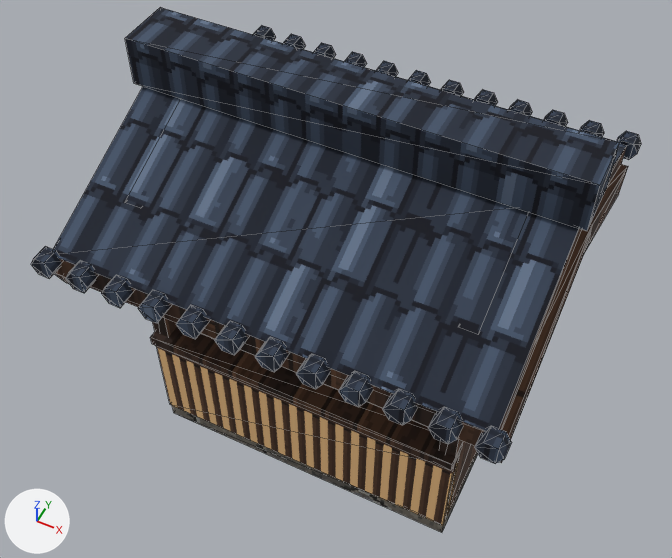
Before and after pictures for a commit that changed the glTF model Oxygen/project/Assets/Models/JapaneseCity/JP_Rich_GuardBooth_A.glb.
One viewpoint serves both versions: a 50 mm camera at (1.94, -3.28, 6.52) aimed at (-0.07, 0.76, 1.47). Arrows for +X, +Y and +Z are at lower left; the lights stay in place. The first picture is the older version. Mesh edges are drawn as thin lines. Vertices at exactly the same position are counted once.

Objects in the first picture: 'JP_Rich_GuardBooth_A'.
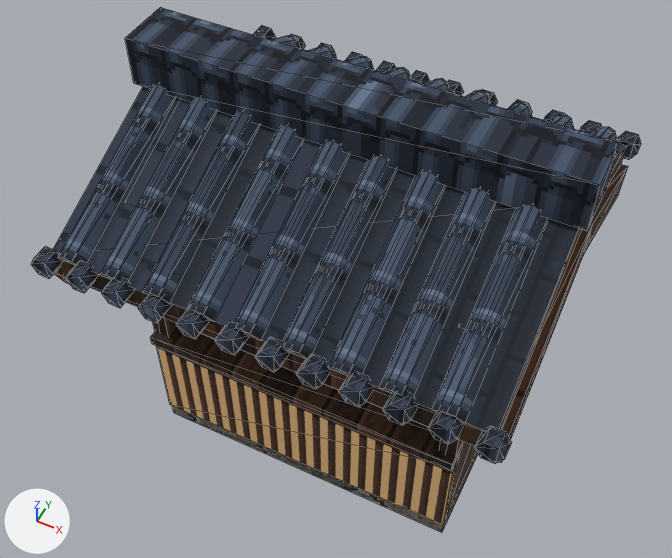
The change, as JSON lines over the scene's bpy script:
```json
{"op": "add", "block": "img_jp_roof_kawararoll", "code": ["img_jp_roof_kawararoll = load_image('JP_Roof_KawaraRoll', '_unpacked/JP_Roof_KawaraRoll', 32, 32, 'sRGB')"]}
{"op": "add", "block": "img_jp_roof_kawarachannel", "code": ["img_jp_roof_kawarachannel = load_image('JP_Roof_KawaraChannel', '_unpacked/JP_Roof_KawaraChannel', 64, 64, 'sRGB')"]}
{"op": "add", "block": "mat_jp_roof_kawararoll", "code": ["mat_jp_roof_kawararoll = bpy.data.materials.new('JP_Roof_KawaraRoll')", "# uses the picture img_jp_roof_kawararoll"]}
{"op": "add", "block": "mat_jp_roof_kawarachannel", "code": ["mat_jp_roof_kawarachannel = bpy.data.materials.new('JP_Roof_KawaraChannel')", "# uses the picture img_jp_roof_kawarachannel"]}
{"block": "me_jp_rich_guardbooth_a", "where": "# used by ob_jp_rich_guardbooth_a; location = (0.0, 0.0, 0.0)"}
{"op": "remove", "block": "me_jp_rich_guardbooth_a", "code": "me_jp_rich_guardbooth_a.from_pydata(...)  # 378 vertices, 636 faces; spans x -1.59..1.59, y -0.55..2.35, z 0.0..3.1"}
{"op": "add", "block": "me_jp_rich_guardbooth_a", "code": "me_jp_rich_guardbooth_a.from_pydata(...)  # 558 vertices, 834 faces; spans x -1.59..1.59, y -0.55..2.35, z 0.0..3.1"}
{"block": "me_jp_rich_guardbooth_a", "change": "me_jp_rich_guardbooth_a part 1"}
{"block": "me_jp_rich_guardbooth_a", "change": "54 vertices are added at x -1.44..1.44, y -0.49..0.97, z 2.19..2.87"}
{"block": "me_jp_rich_guardbooth_a", "change": "27 new vertices lie (0.0, 1.32, 0.59) away from vertices in x -1.44..1.32, y -0.49..-0.45, z 2.19..2.28"}
{"block": "me_jp_rich_guardbooth_a", "change": "9 new vertices lie (0.05, -0.03, 0.07) away from vertices in x -1.44..1.12, y -0.45, z 2.19"}
{"block": "me_jp_rich_guardbooth_a", "change": "9 new vertices lie (0.05, 1.28, 0.66) away from vertices in x -1.44..1.12, y -0.45, z 2.19"}
{"block": "me_jp_rich_guardbooth_a", "change": "9 new vertices lie (0.15, -0.03, 0.07) away from vertices in x -1.44..1.12, y -0.45, z 2.19"}
{"block": "me_jp_rich_guardbooth_a", "change": "9 new vertices lie (0.05, 1.32, 0.57) away from vertices in x -1.34..1.22, y -0.49, z 2.28"}
{"block": "me_jp_rich_guardbooth_a", "change": "27 new vertices lie (0.0, 1.32, -0.59) away from vertices in x -1.32..1.44, y 0.93..0.97, z 2.78..2.87"}
{"block": "me_jp_rich_guardbooth_a", "change": "9 new vertices lie (-0.05, 0.03, 0.07) away from vertices in x -1.12..1.44, y 2.25, z 2.19"}
{"block": "me_jp_rich_guardbooth_a", "change": "9 new vertices lie (-0.05, -1.28, 0.66) away from vertices in x -1.12..1.44, y 2.25, z 2.19"}
{"block": "me_jp_rich_guardbooth_a", "change": "9 new vertices lie (-0.15, 0.03, 0.07) away from vertices in x -1.12..1.44, y 2.25, z 2.19"}
{"block": "me_jp_rich_guardbooth_a", "change": "9 new vertices lie (-0.05, -1.32, 0.57) away from vertices in x -1.22..1.34, y 2.29, z 2.28"}
{"block": "me_jp_rich_guardbooth_a", "change": "198 new faces join them, mat_jp_roof_kawararoll"}
{"block": "me_jp_rich_guardbooth_a", "change": "me_jp_rich_guardbooth_a part 2: 4 faces spanning x -1.5..1.5, y -0.45..2.25, z 2.2..2.8 switch from mat_jp_roof_kawara to mat_jp_roof_kawarachannel"}
{"op": "add", "block": "me_jp_rich_guardbooth_a", "code": "me_jp_rich_guardbooth_a.materials.append(mat_jp_roof_kawararoll)"}
```

Pixel boxes (x1, y1, x2, y2) of what changed, in the pictures (672 x 558 px):
```json
{"part": 1, "of": "me_jp_rich_guardbooth_a", "change": "added", "after": [59, 35, 618, 422], "on screen": "blue"}
{"part": 2, "of": "me_jp_rich_guardbooth_a", "change": "recoloured", "before": [55, 87, 625, 430], "after": [55, 87, 625, 430]}
```
